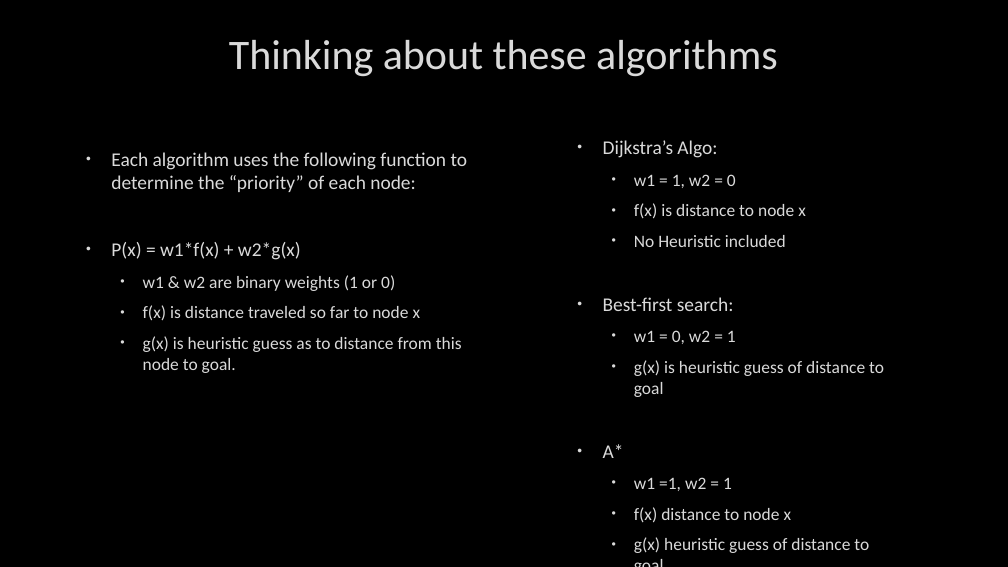
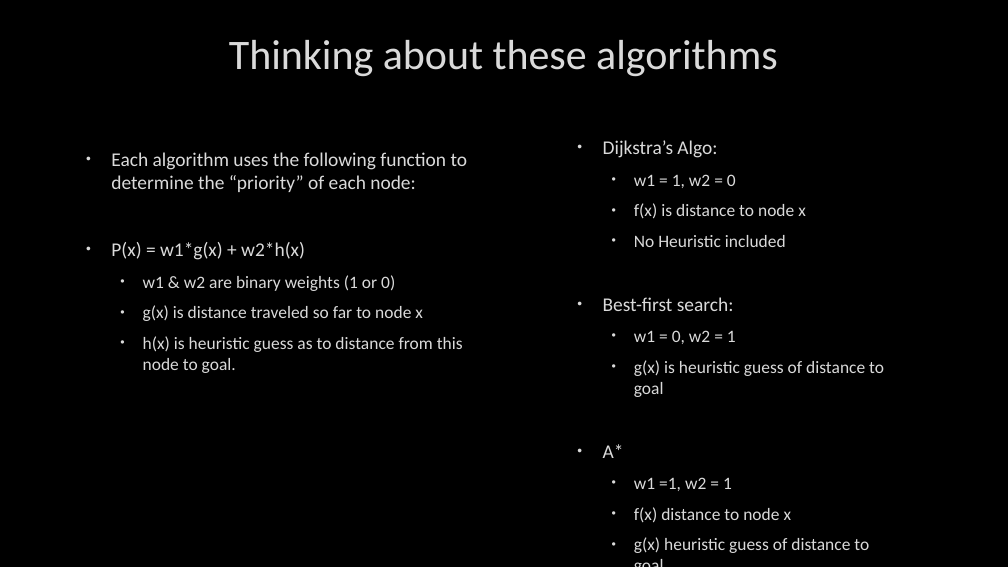
Before and after one commit to markfloryan/AI, a slide deck: slide 68 of slides/05-Search-ClassicalSearch.pptx. Drawn at 1008x567 pixels with LibreOffice and Linux fonts; fonts in the diff are those of the drawing; background and template pictures are left out. Boxes give left, top, right and bottom in pixels: in the first picture for what was removed or moved away, otherwise in the second. Text is boxed around its words. In the diff, an @@ line names an element or a change of style, - is before the commit and + after.

```diff
--- a/slides/05-Search-ClassicalSearch.pptx
+++ b/slides/05-Search-ClassicalSearch.pptx
@@ text at (111, 242, 305, 260): text changed @@
-• P(x) = w1*f(x) + w2*g(x)
+• P(x) = w1*g(x) + w2*h(x)
@@ text at (143, 305, 463, 373): text changed @@
-  • f(x) is distance traveled so far to node x
-  • g(x) is heuristic guess as to distance from this node to goal.
+  • g(x) is distance traveled so far to node x
+  • h(x) is heuristic guess as to distance from this node to goal.
```
Also in this commit, not shown: 7 other files.
